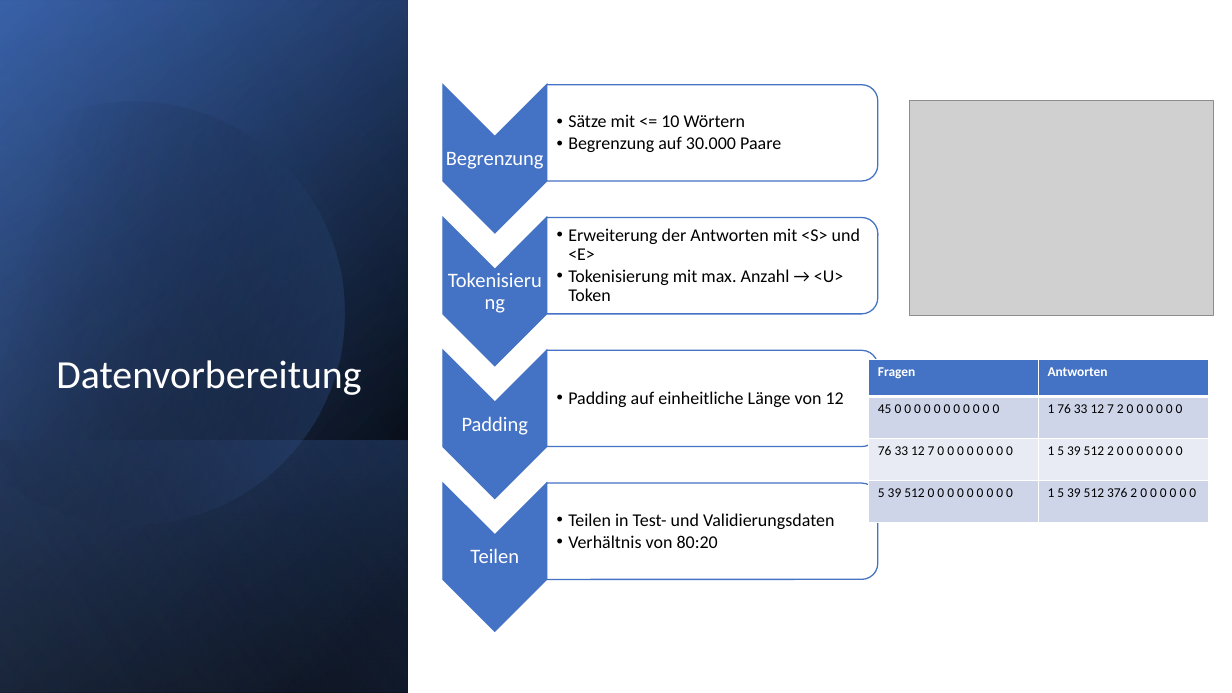
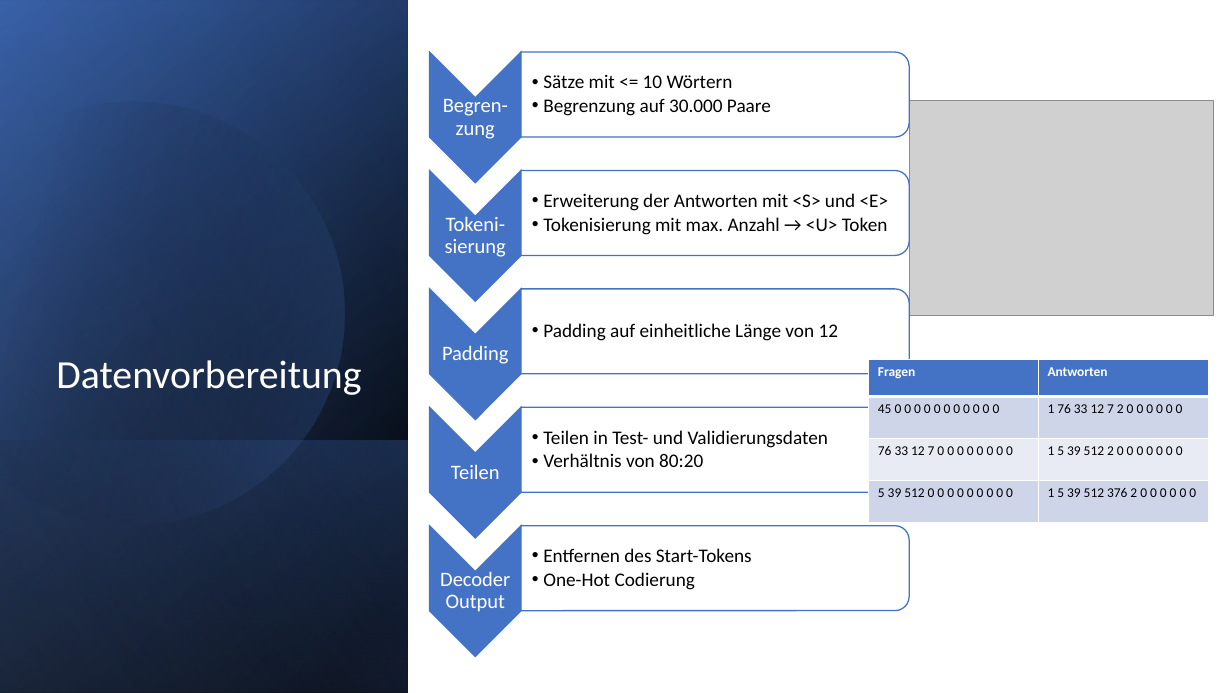
Before and after one commit to techsupport-noah/ML-Projekt, a slide deck: slide 6 of Chatbot.pptx. Drawn at 1232x693 pixels with LibreOffice and Linux fonts; fonts in the diff are those of the drawing; grey boxes stand for pictures. Boxes give left, top, right and bottom in pixels: in the first picture for what was removed or moved away, otherwise in the second. Text is boxed around its words. In the diff, an @@ line names an element or a change of style, - is before the commit and + after.

Commit message:
Updated Version

```diff
--- a/Chatbot.pptx
+++ b/Chatbot.pptx
@@ chevron: place and size @@
-chevron at [443,85,546,233]
+chevron at [430,53,521,183]
@@ text "Sätze mit <= 10 Wörtern": place and size @@
-text "Sätze mit <= 10 Wörtern" at [568,114,781,152]
+text "Sätze mit <= 10 Wörtern" at [543,75,771,116]
@@ round same rect: place and size @@
-round same rect at [547,85,878,181]
+round same rect at [521,52,909,137]
@@ chevron: place and size @@
-chevron at [443,217,546,365]
+chevron at [430,171,521,301]
@@ text removed at [446,152,544,169] @@
-Begrenzung
@@ text "Erweiterung der Antworten mit <S> ...": place and size @@
-text "Erweiterung der Antworten mit <S> ..." at [568,228,860,301]
+text "Erweiterung der Antworten mit <S> ..." at [543,193,889,235]
@@ round same rect: place and size @@
-round same rect at [547,217,878,313]
+round same rect at [521,170,909,255]
@@ text removed at [443,270,546,314] @@
-Tokenisierung
@@ text "Padding auf einheitliche Länge von ...": place and size @@
-text "Padding auf einheitliche Länge von ..." at [568,391,844,407]
+text "Padding auf einheitliche Länge von ..." at [543,323,838,341]
@@ text "Padding": place and size @@
-text "Padding" at [462,416,529,435]
+text "Padding" at [442,345,509,364]
@@ chevron: place and size @@
-chevron at [443,350,546,498]
+chevron at [430,408,521,538]
@@ size 14 to 15 pt in 4 elements at [543,75,771,116], [543,193,889,235], [543,323,838,341], [543,430,829,467] @@
@@ text "Teilen in Test- und Validierungsdaten": place and size @@
-text "Teilen in Test- und Validierungsdaten" at [568,513,834,548]
+text "Teilen in Test- und Validierungsdaten" at [543,430,829,467]
@@ round same rect: place and size @@
-round same rect at [547,350,878,446]
+round same rect at [521,408,909,493]
@@ text "Teilen": place and size @@
-text "Teilen" at [470,548,519,563]
+text "Teilen" at [451,464,500,479]
@@ chevron: place and size @@
-chevron at [443,483,546,631]
+chevron at [430,526,521,656]
@@ round same rect: place and size @@
-round same rect at [547,483,878,579]
+round same rect at [521,526,909,611]
@@ group added at [430,95,909,612]: 4 texts, 1 chevron, 1 round same rect @@
+Begren-zung
+Tokeni-sierung
+Decoder Output
+  • Entfernen des Start-Tokens
+  • One-Hot Codierung
```
Also in this commit, not shown: 1 slide added.
